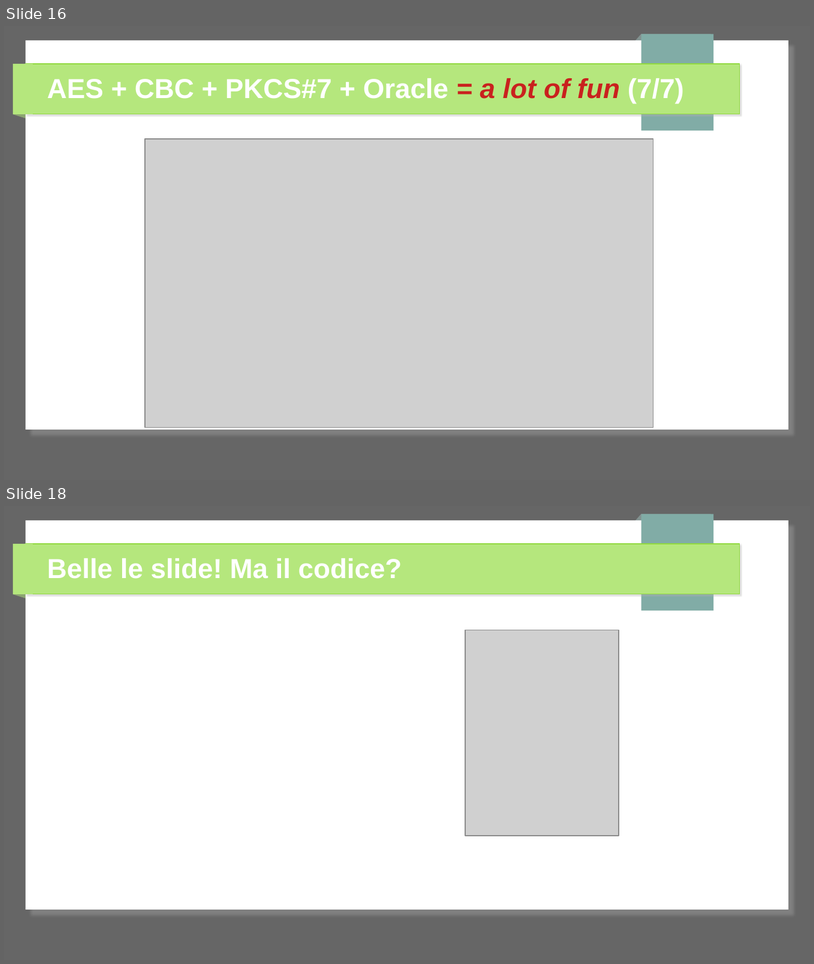
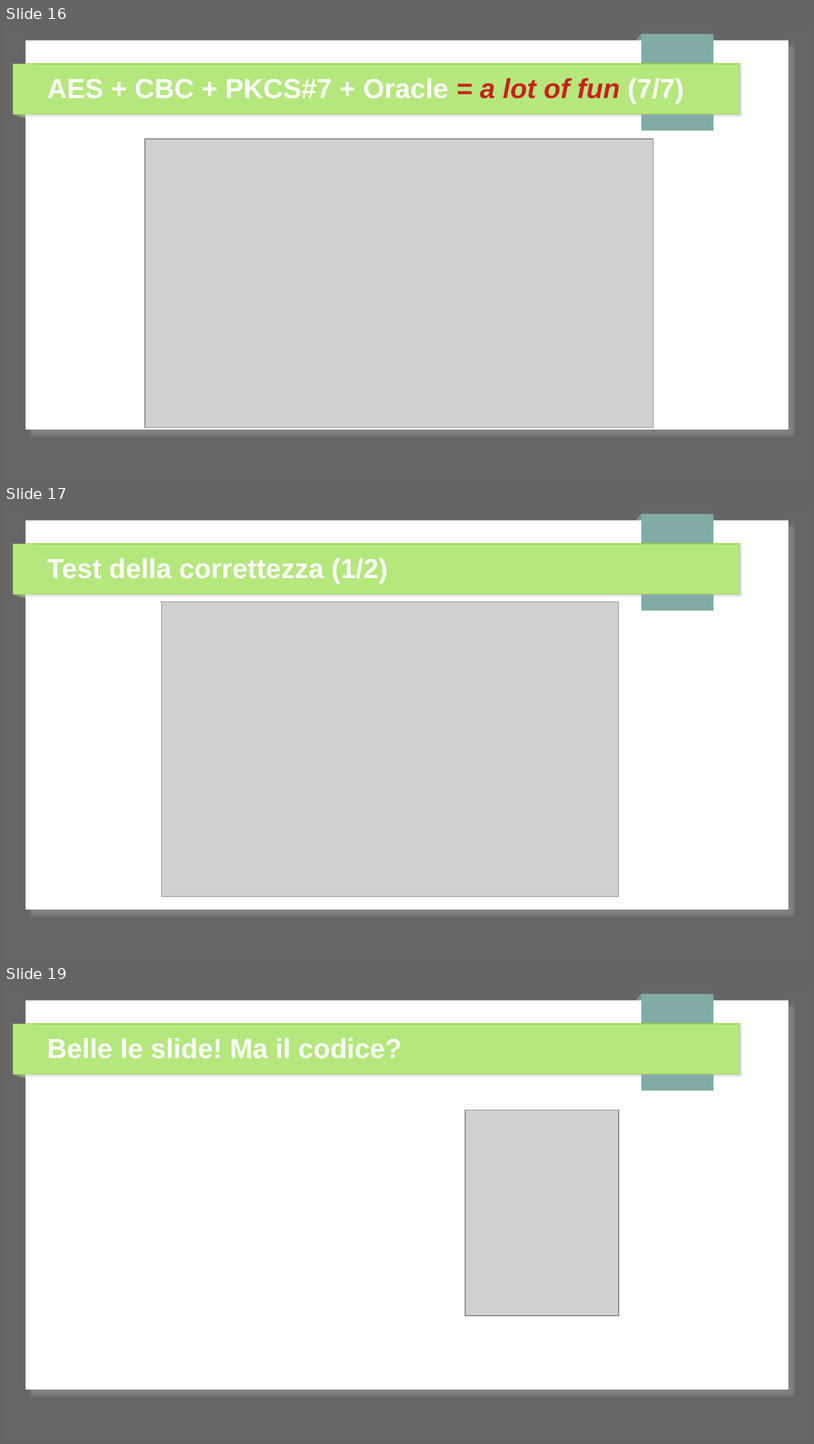
Before and after one commit to 0xfederico/cryptography-attacks, a slide deck: 01-padding oracle attack/presentations/Presentazione linux day 28 ottobre 2023.odp. Shown one above the other, each under a label of ours: slides 16 and 18 before the commit, slides 16, 17 and 19 after it; the slides between them are not shown. The pictures are 814x964 and 814x1444 pixels, drawn with LibreOffice and Linux fonts; fonts in the diff are those of the drawing; grey boxes stand for pictures. Boxes give left, top, right and bottom in pixels: in the first picture for what was removed or moved away, otherwise in the second. Text is boxed around its words. In the diff, an @@ line names an element or a change of style, - is before the commit and + after.

Commit message:
added slides about "test of correctness"

```diff
--- a/01-padding oracle attack/presentations/Presentazione linux day 28 ottobre 2023.odp
+++ b/01-padding oracle attack/presentations/Presentazione linux day 28 ottobre 2023.odp
@@ slide 17 added at [4,506,810,960], background #666666; not listed: 7 template elements that a slide beside it also shows @@
@@ title added at [47,558,388,583], 27 pt, text #FFFFFF, bold @@
+Test della correttezza (1/2)
@@ picture added at [161,602,618,896] @@
@@ what was slide 18 is now slide 19 @@
```
Also in this commit, not shown: 1 other slide added, 1 slide removed, 4 other files.
